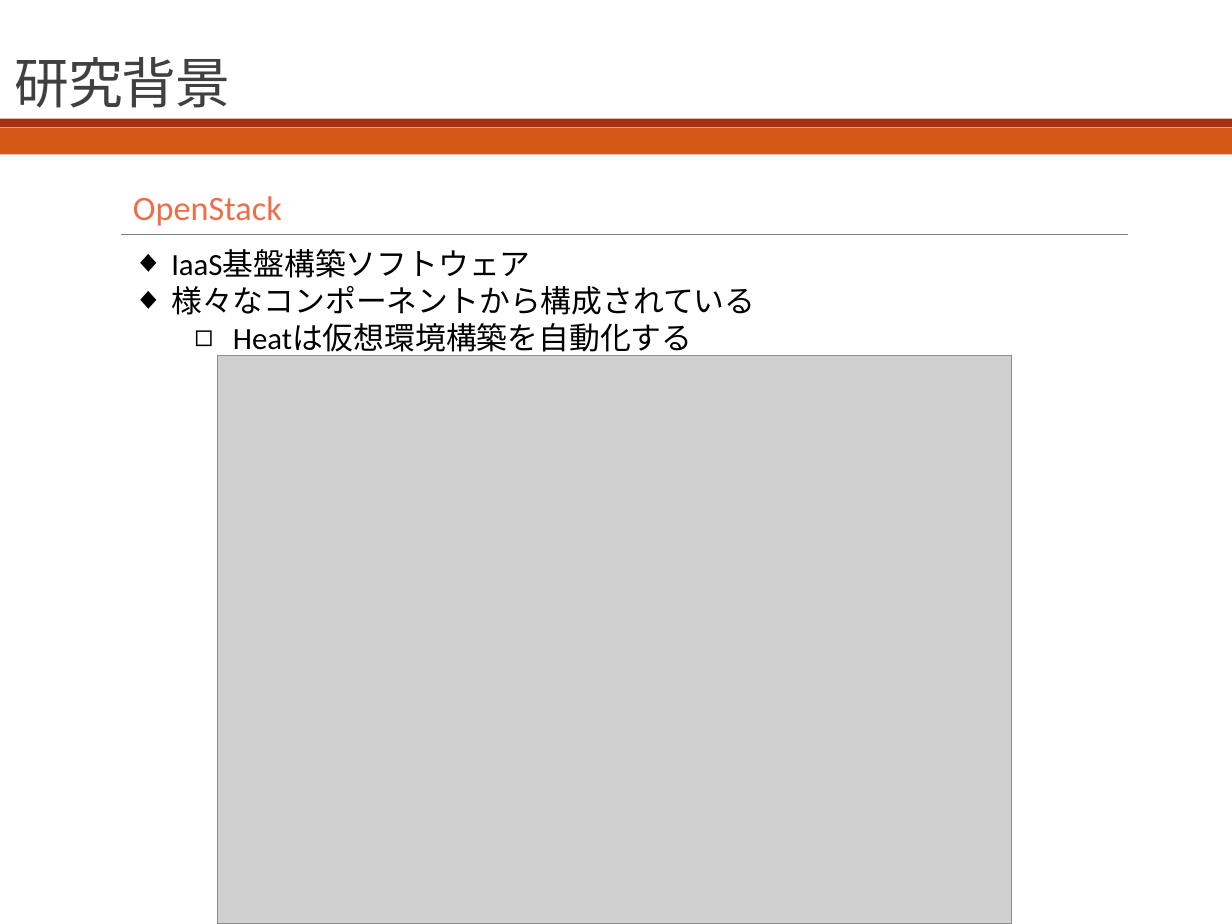
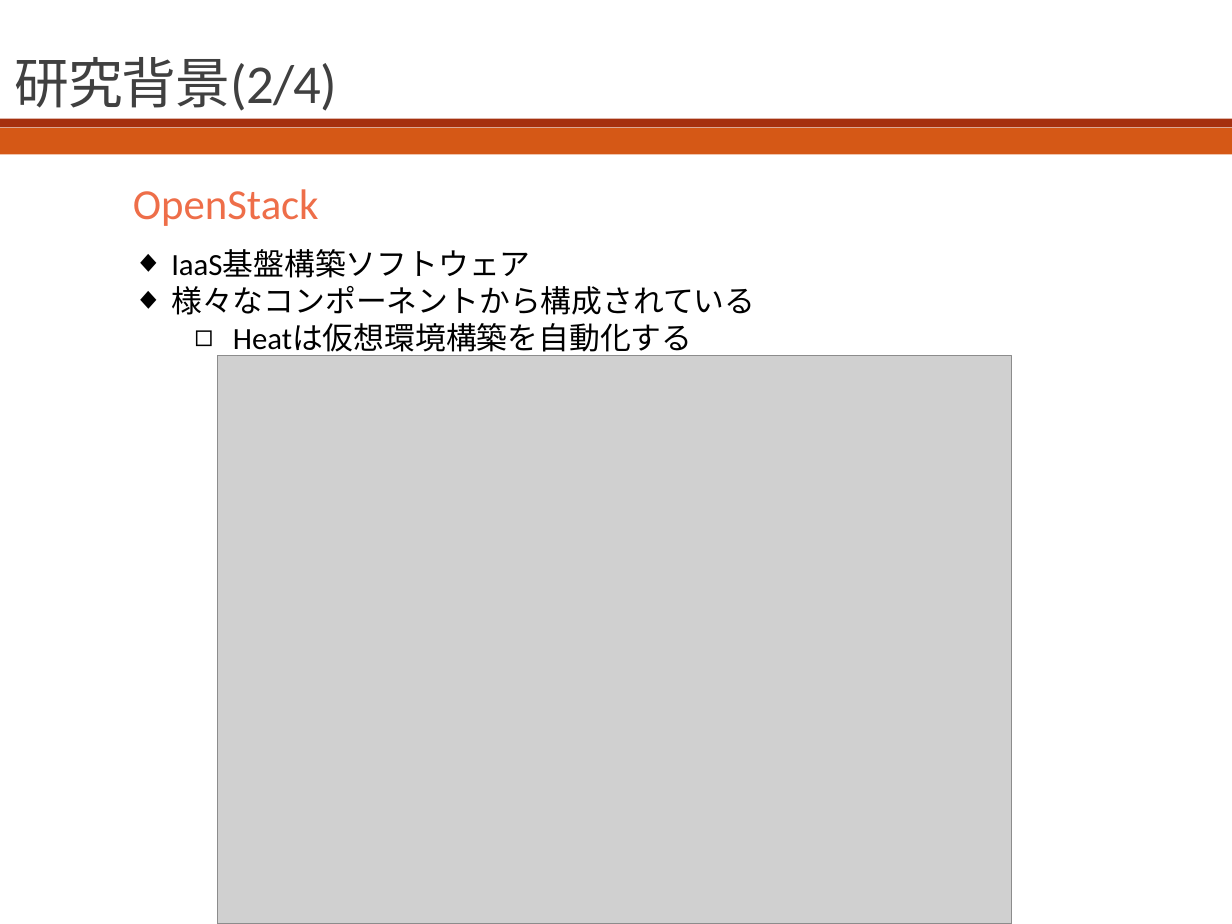
Before and after one commit to bokuhide/GUIToolCreate, a slide deck: slide 3 of 卒業論文本体/発表用スライド.pptx. Drawn at 1232x924 pixels with LibreOffice and Linux fonts; fonts in the diff are those of the drawing; grey boxes stand for pictures. Boxes give left, top, right and bottom in pixels: in the first picture for what was removed or moved away, otherwise in the second. Text is boxed around its words. In the diff, an @@ line names an element or a change of style, - is before the commit and + after.

```diff
--- a/卒業論文本体/発表用スライド.pptx
+++ b/卒業論文本体/発表用スライド.pptx
@@ title at box(14, 57, 337, 111): text changed @@
-研究背景
+研究背景(2/4)
@@ text "OpenStack" at box(133, 189, 319, 226): size 20 to 25 pt; line spacing 0.9 to 0.7 @@
@@ line removed from (121, 234) to (1127, 234) @@
```
Also in this commit, not shown: 1 other slide changed, 5 slides added, 1 other file.
